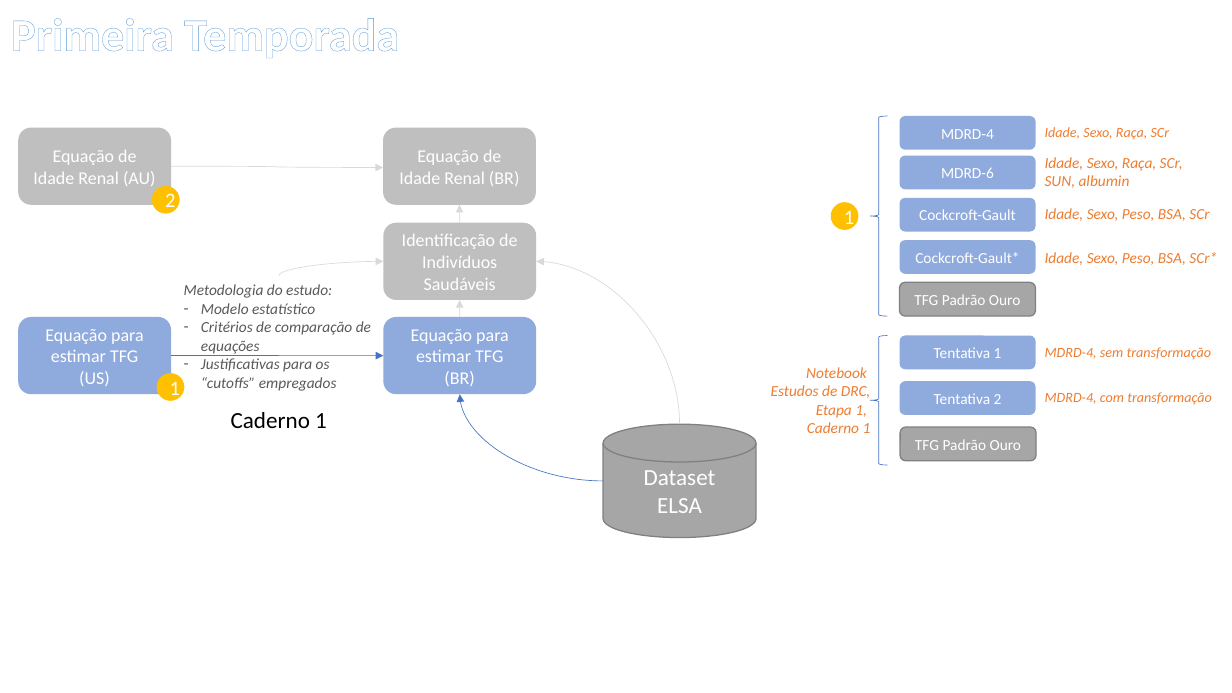
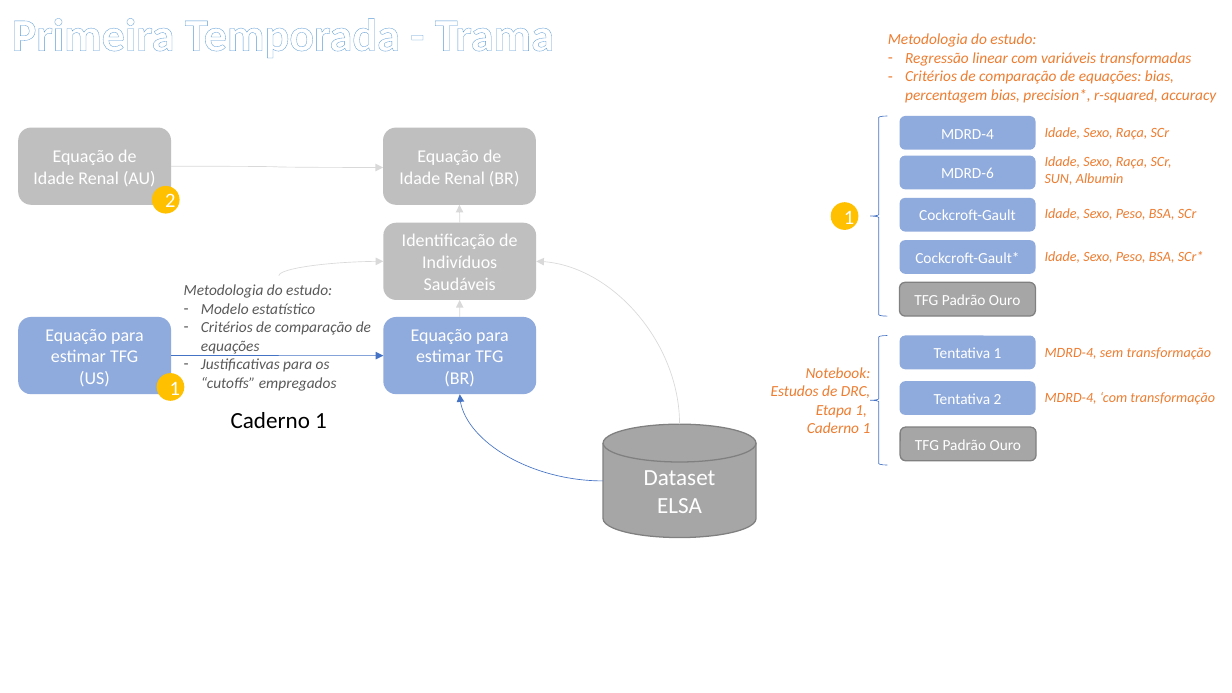
Before and after one commit to andreplima/collabSergio, a slide deck: slide 4 of support/Proposta de Trabalho.pptx. Drawn at 1232x693 pixels with LibreOffice and Linux fonts; fonts in the diff are those of the drawing. Boxes give left, top, right and bottom in pixels: in the first picture for what was removed or moved away, otherwise in the second. Text is boxed around its words. In the diff, an @@ line names an element or a change of style, - is before the commit and + after.

```diff
--- a/support/Proposta de Trabalho.pptx
+++ b/support/Proposta de Trabalho.pptx
@@ text at (12,18,554,58): text changed @@
-Primeira Temporada
+Primeira Temporada - Trama
@@ text added at (888,33,1216,103), 12 pt, text #ED7D31, italic @@
+Metodologia do estudo:
+– Regressão linear com variáveis transformadas
+– Critérios de comparação de equações: bias, percentagem bias, precision*, r-squared, accuracy
@@ text at (1045,173,1124,185): text changed; size 12 to 11 pt @@
-SUN, albumin
+SUN, Albumin
@@ text at (1045,156,1172,169): size 12 to 11 pt in "Idade, Sexo, Raça, SCr," @@
@@ text "Idade, Sexo, Peso, BSA, SCr" at (1045,208,1197,220): size 12 to 11 pt @@
@@ text "Idade, Sexo, Peso, BSA, SCr*" at (1045,251,1204,263): size 12 to 11 pt @@
@@ text at (806,367,871,378): text changed @@
-Notebook
+Notebook:
@@ text at (1045,392,1215,405): text changed @@
-MDRD-4, com transformação
+MDRD-4, ‘com transformação
```
Also in this commit, not shown: 3 other slides changed, 1 slide added, 12 other files.
